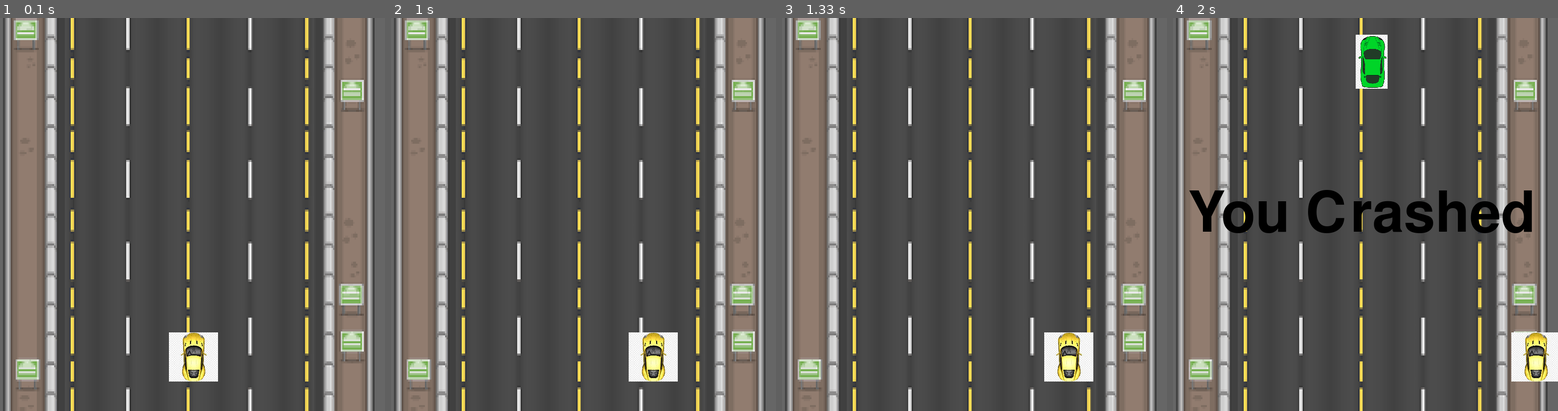
Above: before the commit, frames 1-4 (left to right).
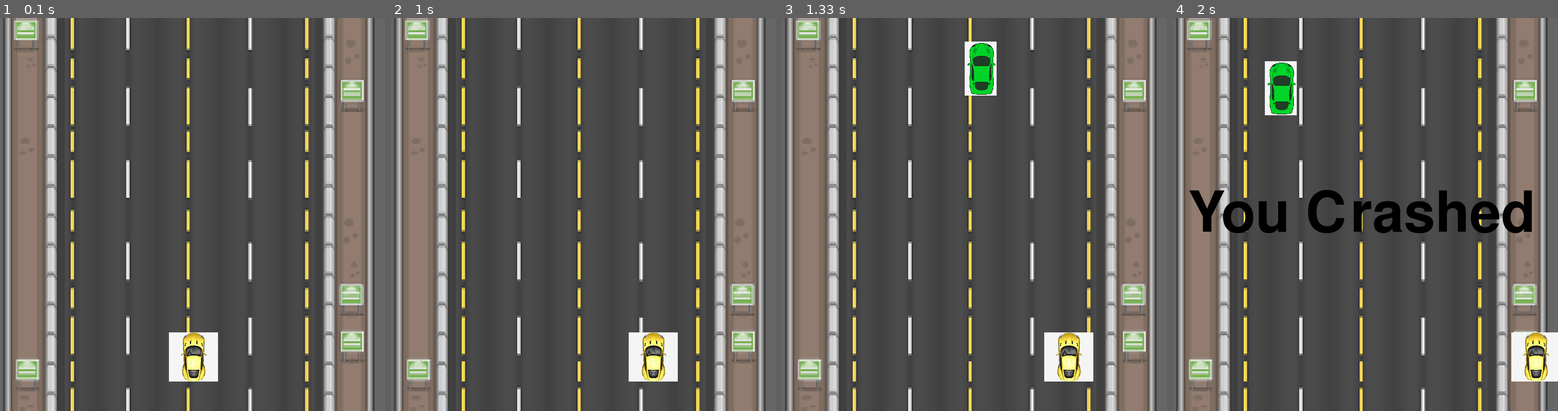
Above: after the commit, the same moments.

Repository: nazarivankevych/pygame_race
Game: pygame game, started from race2.py
The game is run twice, just before and just after one commit, with the same random seed, the same clock (stepped at 60 frames per second) and the same inputs.
Inputs:
- Up to frame 1 (0.1 s): no input
- Up to frame 2 (1 s): hold Space 0.33-0.8 s; hold Right 0.33-0.8 s; tap Alt at 0.83 s
- Up to frame 3 (1.33 s): hold Right from 1.17 s (still down); tap Space at 1.23 s
- Up to frame 4 (2 s): tap Space at 1.53, 1.73 s; release Right at 1.63 s; hold Right from 1.67 s (still down)

Frames 1-2 are identical in both runs. In frame 3, 1.1% of the frame differs, in the area x 47-56%, y 6-20%; in frame 4, 2.3%, in the area x 23-56%, y 4-25%.

Commit message:
Add events which increase or digrease a speed of game and connect to keys left ALT and SPACE.

Diff:
--- a/race2.py
+++ b/race2.py
@@ -92,13 +92,14 @@
                     x_change = -5
                 if event.key == pygame.K_RIGHT:
                     x_change = 5
+                if event.key == pygame.K_SPACE:
+                    obs_speed *= 2
+                if event.key == pygame.K_LALT:
+                    obs_speed /= 2
 
             if event.type == pygame.KEYUP:
                 if event.key == pygame.K_LEFT or event.key == pygame.K_RIGHT:
                     x_change = 0
-
-            # if event.type == pygame.K_SPACE:
-            #     clock.tick(60)
 
         x += x_change
         gameDisplay.fill(white)
